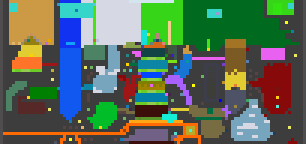
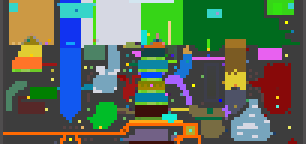
Layered file, before and after one edit (306x144). Changes by layer:
painted on "biome_map.png" over [45, 45, 297, 111]
